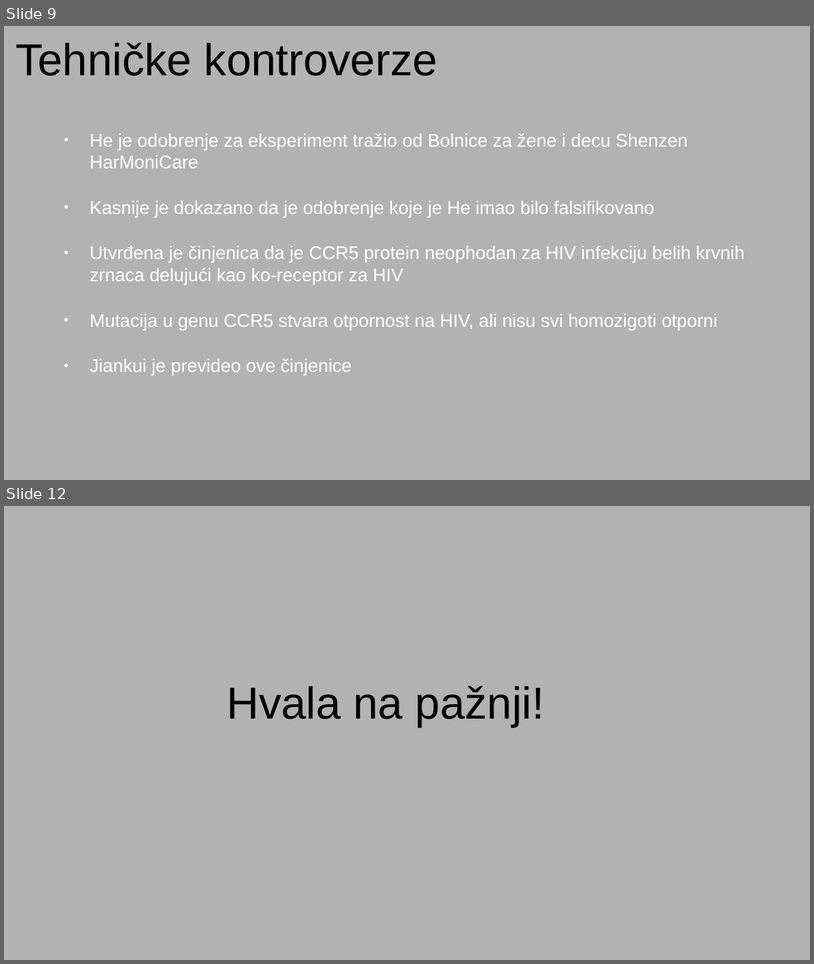
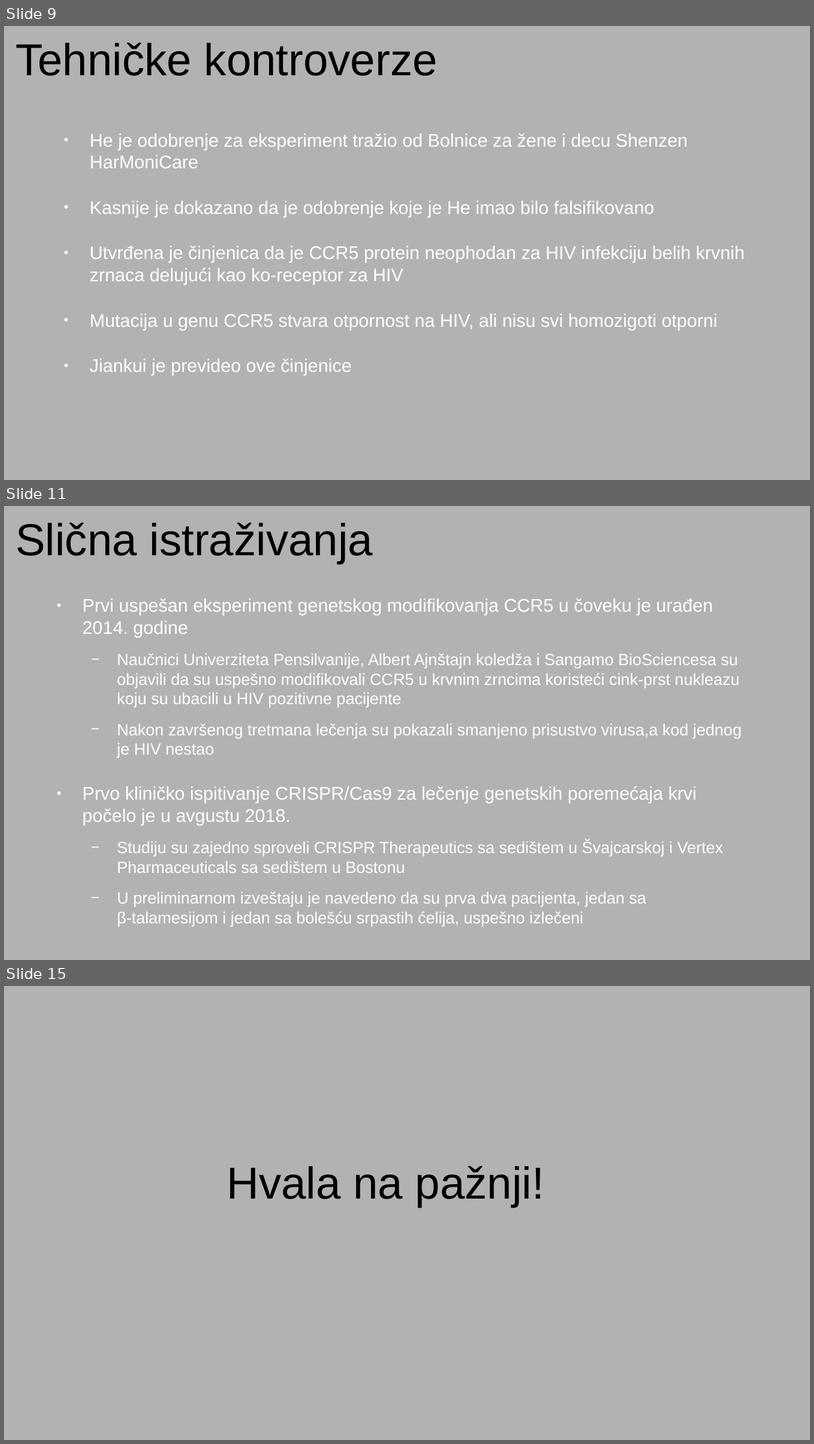
Before and after one commit to NikolaBelak/He-Jiankui-afera, a slide deck: He Jiankui afera.odp. Shown one above the other, each under a label of ours: slides 9 and 12 before the commit, slides 9, 11 and 15 after it; the slides between them are not shown. The pictures are 814x964 and 814x1444 pixels, drawn with LibreOffice and Linux fonts; fonts in the diff are those of the drawing. Boxes give left, top, right and bottom in pixels: in the first picture for what was removed or moved away, otherwise in the second. Text is boxed around its words. In the diff, an @@ line names an element or a change of style, - is before the commit and + after.

```diff
--- a/He Jiankui afera.odp
+++ b/He Jiankui afera.odp
@@ slide 11 added at [4,506,810,960], background #B2B2B2 @@
@@ title added at [15,522,373,564], 44 pt, text #000000 @@
+Slična istraživanja
@@ text added at [83,598,742,926], 16 pt, text #FFFFFF @@
+● Prvi uspešan eksperiment genetskog modifikovanja CCR5 u čoveku je urađen 2014. godine
+  − Naučnici Univerziteta Pensilvanije, Albert Ajnštajn koledža i Sangamo BioSciencesa su objavili da su uspešno modifikovali CCR5 u krvnim zrncima koristeći cink-prst nukleazu koju su ubacili u HIV pozitivne pacijente
+  − Nakon završenog tretmana lečenja su pokazali smanjeno prisustvo virusa,a kod jednog je HIV nestao
+● Prvo kliničko ispitivanje CRISPR/Cas9 za lečenje genetskih poremećaja krvi počelo je u avgustu 2018.
+  − Studiju su zajedno sproveli CRISPR Therapeutics sa sedištem u Švajcarskoj i Vertex Pharmaceuticals sa sedištem u Bostonu
+  − U preliminarnom izveštaju je navedeno da su prva dva pacijenta, jedan sa β-talamesijom i jedan sa bolešću srpastih ćelija, uspešno izlečeni
@@ what was slide 12 is now slide 15 @@
```
Also in this commit, not shown: 9 slides changed, 2 other slides added, 1 other file.
